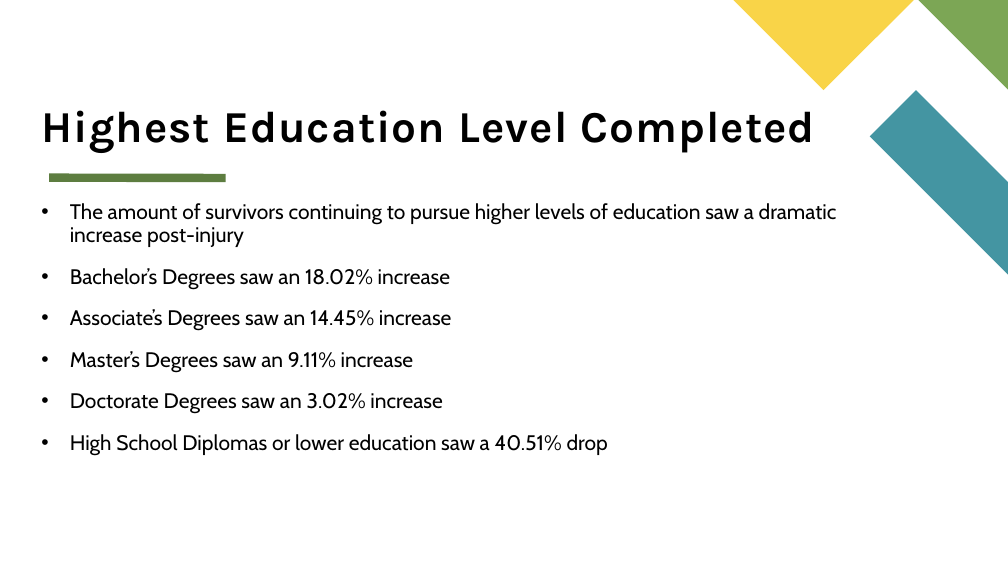
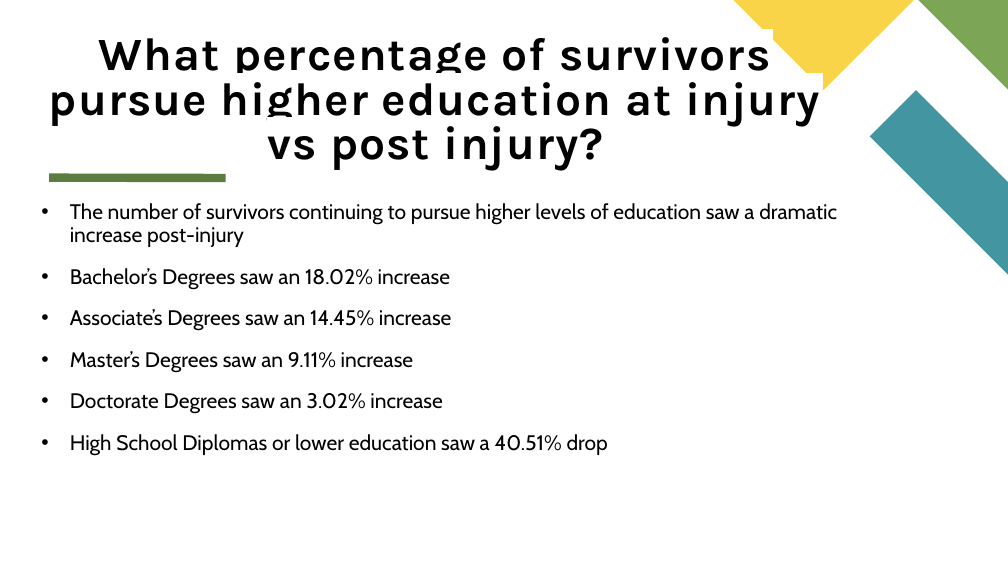
Before and after one commit to DanielMoralesII/Capstone, a slide deck: slide 11 of ppt/sci.pptx (slide 9 before the commit). Drawn at 1008x567 pixels with LibreOffice and Linux fonts; fonts in the diff are those of the drawing. Boxes give left, top, right and bottom in pixels: in the first picture for what was removed or moved away, otherwise in the second. Text is boxed around its words. In the diff, an @@ line names an element or a change of style, - is before the commit and + after.

```diff
--- a/ppt/sci.pptx
+++ b/ppt/sci.pptx
@@ title at box(49, 37, 820, 170): text changed; size 42 to 44 pt; text colour #000000 to #010101 @@
-Highest Education Level Completed
+What percentage of survivors pursue higher education at injury vs post injury?
@@ text at box(70, 203, 837, 247): text changed @@
-• The amount of survivors continuing to pursue higher levels of education saw a dramatic increase post-injury
+• The number of survivors continuing to pursue higher levels of education saw a dramatic increase post-injury
```
Also in this commit, not shown: 5 other slides changed, 4 slides added, 2 other files.
